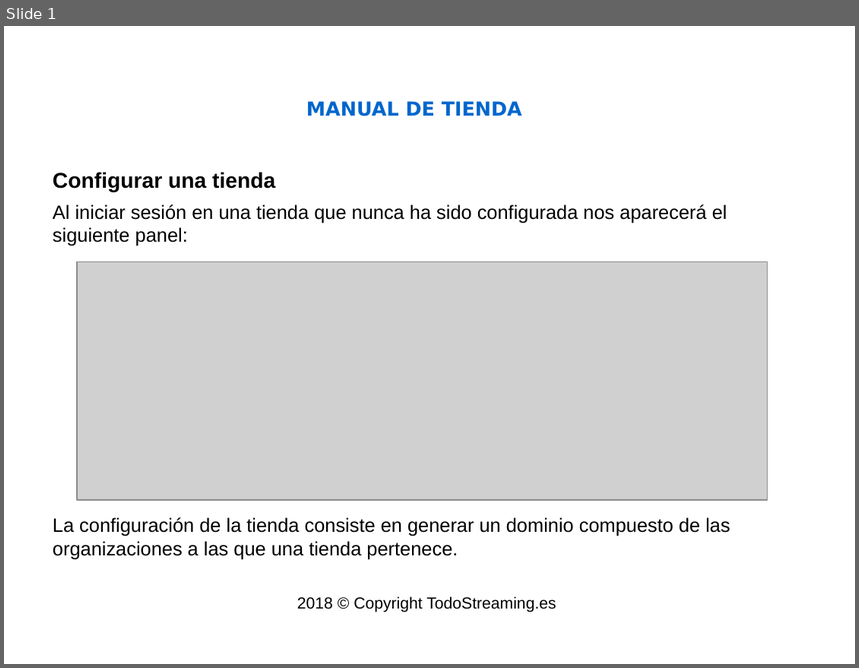
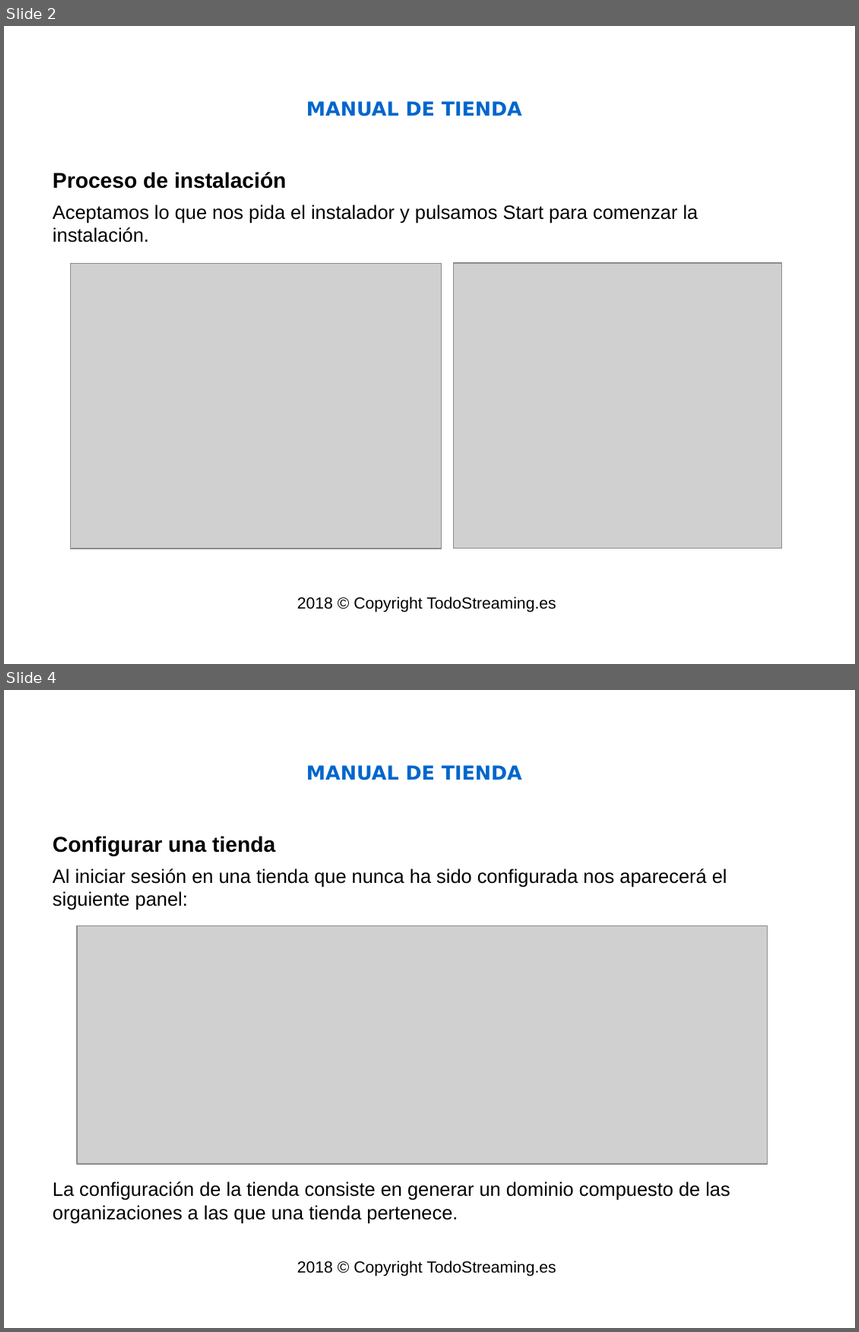
Before and after one commit to isaacml/instore, a slide deck: docs/Manual Tienda.odp. Shown one above the other, each under a label of ours: slide 1 before the commit, slides 2 and 4 after it; the slides between them are not shown. The pictures are 859x668 and 859x1332 pixels, drawn with LibreOffice and Linux fonts; fonts in the diff are those of the drawing; grey boxes stand for pictures; background and template pictures are left out. Boxes give left, top, right and bottom in pixels: in the first picture for what was removed or moved away, otherwise in the second. Text is boxed around its words. In the diff, an @@ line names an element or a change of style, - is before the commit and + after.

Commit message:
Actualizaciones: manuales y software

```diff
--- a/docs/Manual Tienda.odp
+++ b/docs/Manual Tienda.odp
@@ slide 2 added at [4, 26, 855, 664], background picture (left out) @@
@@ title added at [306, 101, 522, 116], 18 pt, text #0066CC, bold @@
+MANUAL DE TIENDA
@@ text added at [53, 172, 286, 189], 20 pt, text #000000, bold @@
+Proceso de instalación
@@ subtitle added at [53, 205, 699, 243], 18 pt, text #000000 @@
+Aceptamos lo que nos pida el instalador y pulsamos Start para comenzar la instalación.
@@ picture added at [71, 264, 442, 550] @@
@@ picture added at [455, 263, 782, 549] @@
@@ text added at [297, 597, 556, 613], 15 pt, text #000000 @@
+2018 © Copyright TodoStreaming.es
@@ what was slide 1 is now slide 4 @@
```
Also in this commit, not shown: 2 other slides added, 18 other files.
